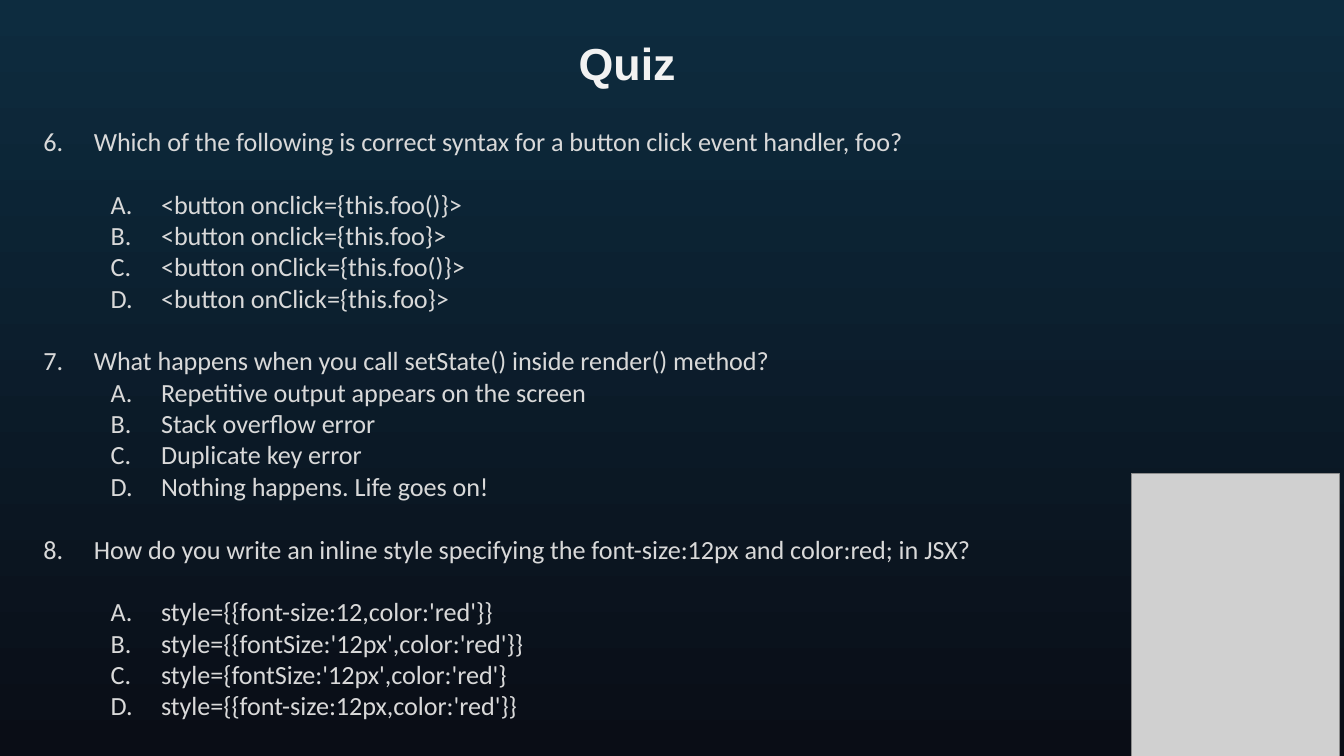
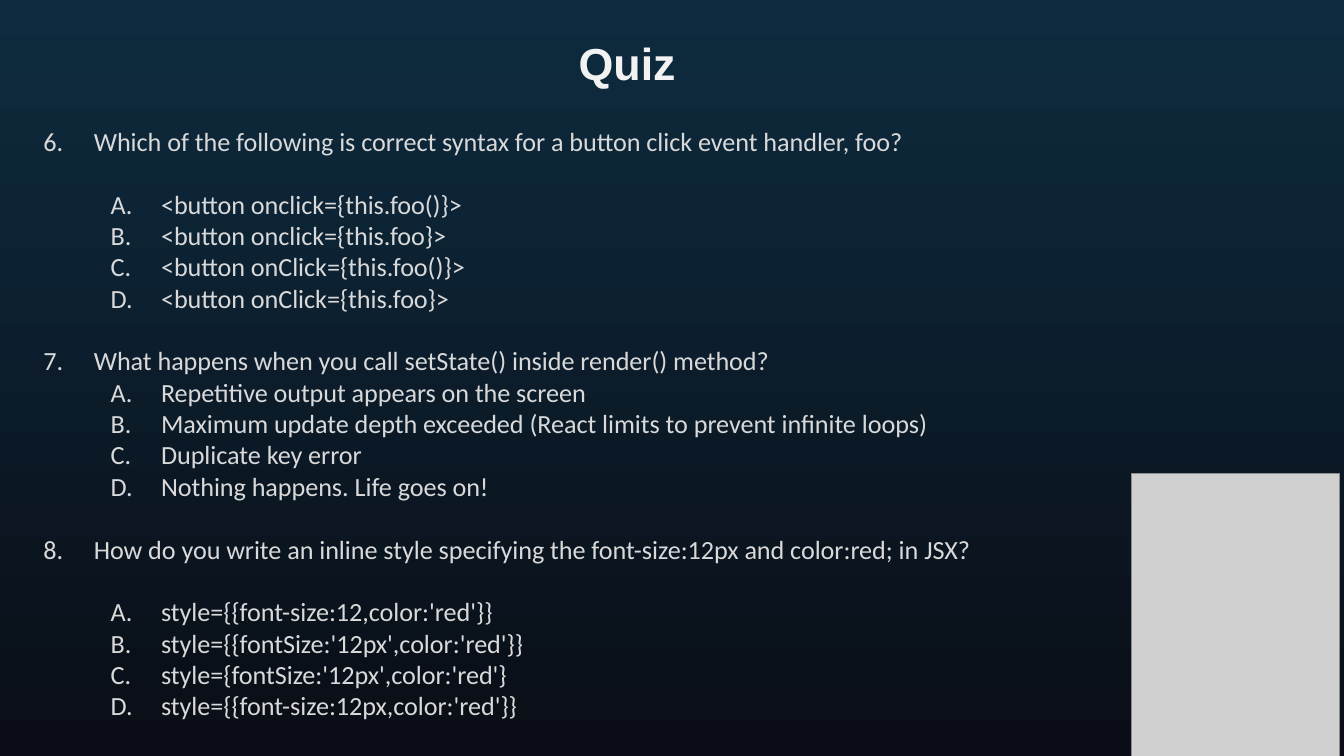
Before and after one commit to seblechernet/PowerPoint-Decks, a slide deck: slide 43 of 04 React Routing, Component Lifecycle Methods.pptx. Drawn at 1344x756 pixels with LibreOffice and Linux fonts; fonts in the diff are those of the drawing; grey boxes stand for pictures. Boxes give left, top, right and bottom in pixels: in the first picture for what was removed or moved away, otherwise in the second. Text is boxed around its words. In the diff, an @@ line names an element or a change of style, - is before the commit and + after.

Commit message:
updated questions

```diff
--- a/04 React Routing, Component Lifecycle Methods.pptx
+++ b/04 React Routing, Component Lifecycle Methods.pptx
@@ text at bbox=[161, 414, 927, 438]: text changed @@
-  B. Stack overflow error
+  B. Maximum update depth exceeded (React limits to prevent infinite loops)
```
